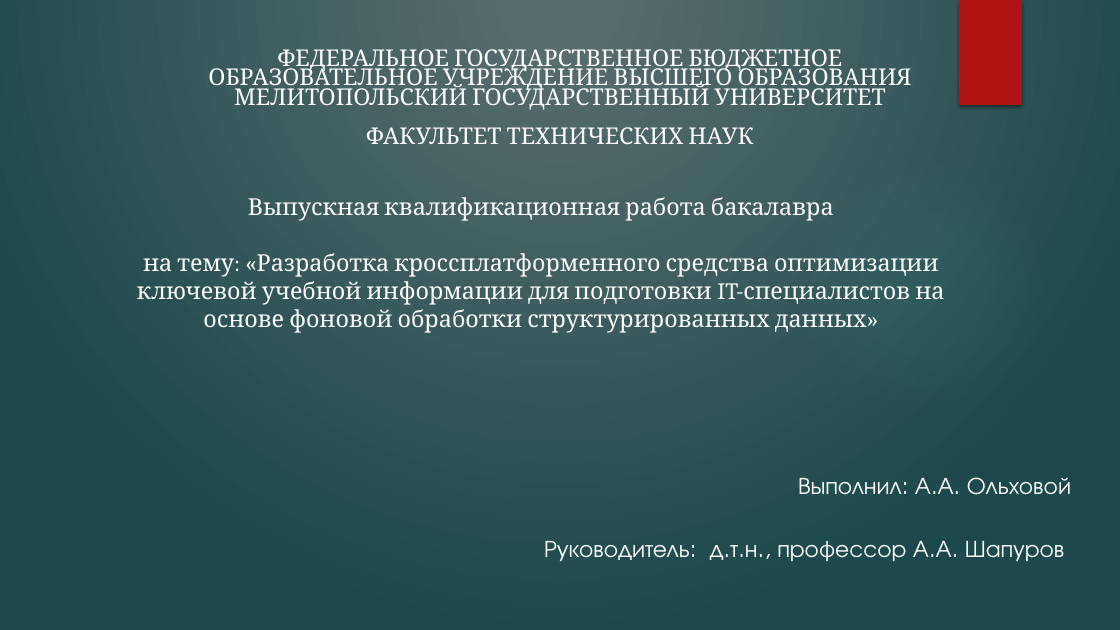
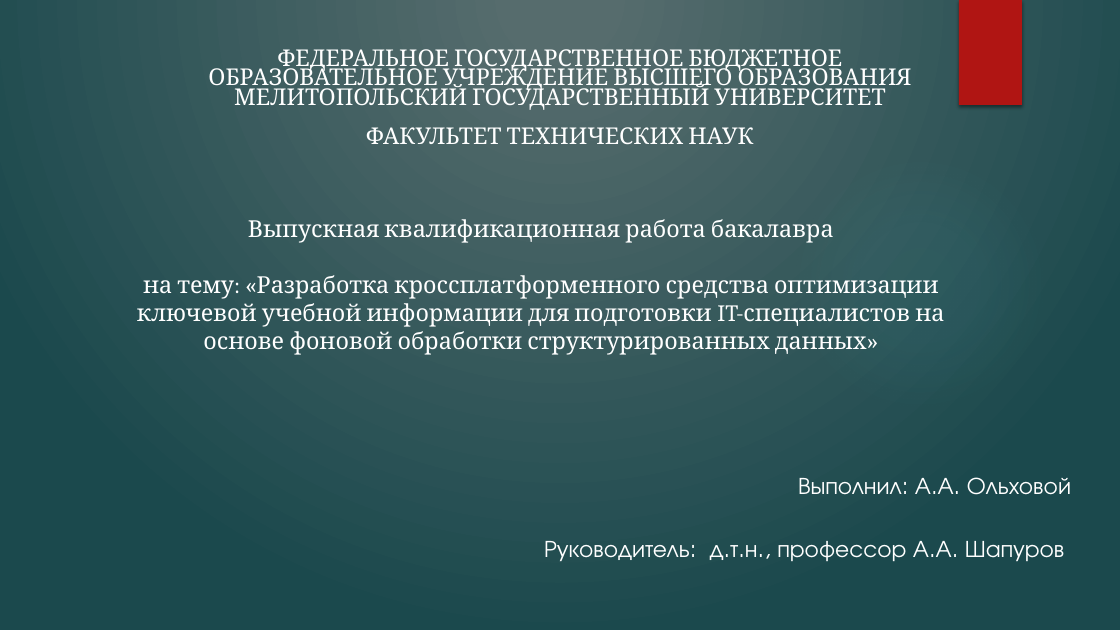
Before and after one commit to Ratilife/cheat_sheet5, a slide deck: slide 18 of docs/Диплом/Оригинал/Презинтация диплома.pptx. Drawn at 1120x630 pixels with LibreOffice and Linux fonts; fonts in the diff are those of the drawing; background and template pictures are left out. Boxes give left, top, right and bottom in pixels: in the first picture for what was removed or moved away, otherwise in the second. Text is boxed around its words. In the diff, an @@ line names an element or a change of style, - is before the commit and + after.

```diff
--- a/docs/Диплом/Оригинал/Презинтация диплома.pptx
+++ b/docs/Диплом/Оригинал/Презинтация диплома.pptx
@@ text "Выпускная квалификационная работа бакалавра на ...": place and size @@
-text "Выпускная квалификационная работа бакалавра на ..." at bbox=[137, 197, 944, 333]
+text "Выпускная квалификационная работа бакалавра на ..." at bbox=[137, 219, 944, 355]
```
Also in this commit, not shown: 4 other slides changed, 2 other files.
